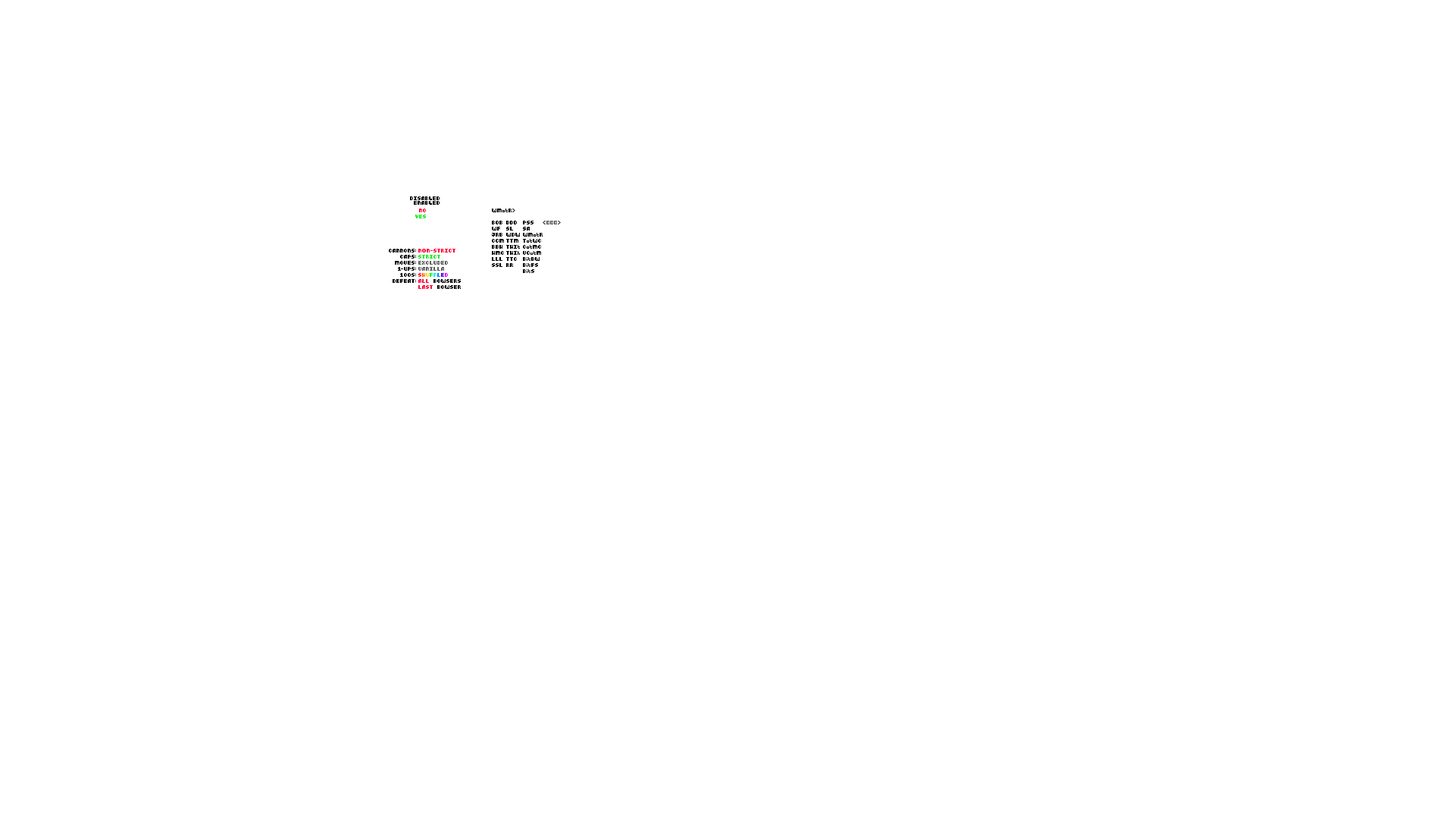
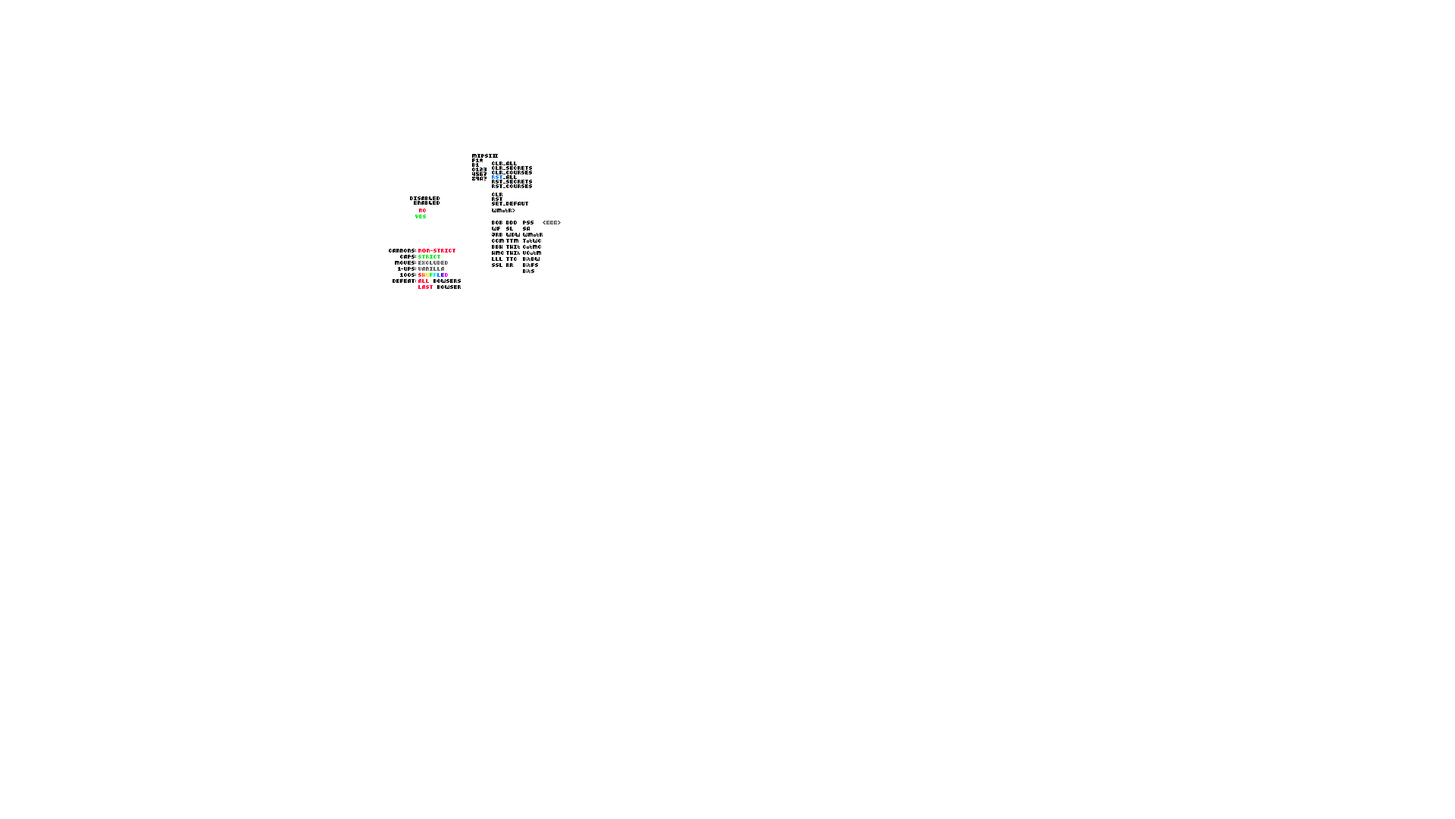
Layers edited between the first and the second 1455 × 819 image:
added layer "RR #2" above "RR" over [472, 153, 498, 181]
renamed "Layer #2" to "RR #1", painted on it over [472, 161, 533, 229]
removed layer "Layer" over [491, 197, 530, 229]
